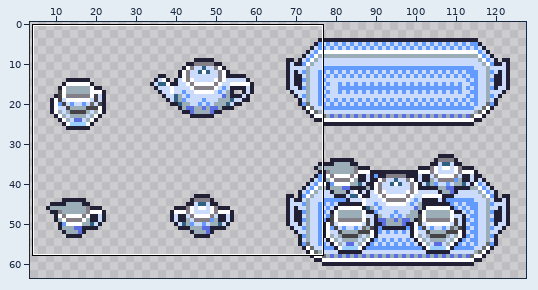
Edited in one commit: pixel-art file (objects/WIP/DZ/teaset.aseprite). Above, an overview of the earlier version with the close-up marked.
Close-up. The starting point:
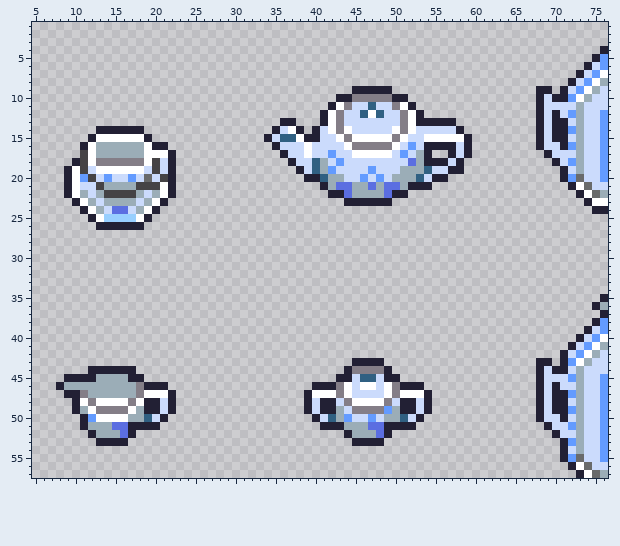
128x64 pixels, 1 frame. Shown: x 5..76, y 1..57. The old version is drawn lined up with the new one. The wide view leaves out empty margins. The commit also changed other parts of the picture, which this record leaves out.
The result:
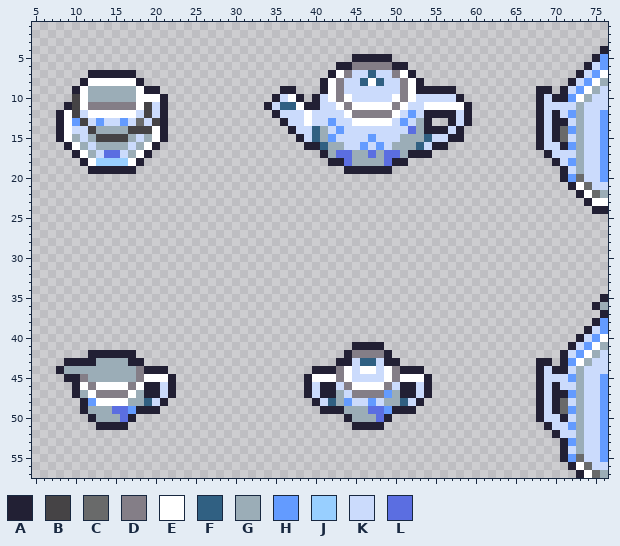
Palette (. is transparent): A #222034  B #454345  C #696a6a  D #847e87  E #ffffff  F #306082  G #9badb7  H #639bff  J #98cfff  K #cbdbfc  L #5b6ee1
Difference:
whole drawing moved by +0,+1 (the old picture is shown already moved)
Changed rows in their new state; - is an unchanged pixel.
first column x 8:
 5 -------------------------------------AAAAA----------------------
 6 -----------------------------------AADDDDDAA--------------------
 7 ----AAAAAA------------------------AEDKKFKKDEA-------------------
 8 ---AEEEEEEA----------------------AEDKKFEFKKDEA------------------
 9 --AEGGGGGGEAA---------------AA---AEDKKKKKKKDEAAAAA--------------
10 --BEGGGGGGEEEA-------------AKEA-AKEDEKKKKKEDEKKKKKA-------------
11 -ABEDDDDDDEBKA------------AKFFEAAKK--EEEEE--KKEEEEEA------------
12 AEBKEEEEEEKBKA-------------AKKKEKKKKEDDDDDEKHKAAAAKA------------
13 AEHBKHKKHKCKBA---------------KKEKKHK-EEEEE-HKG-..-KA------------
14 AEKKBGGGGBBBEA-------------..AKKFGKHK-----KKLGAAA--------------C
15 AEGKGBBBBGKGEA------------....AKFGHKKKKHKKKGGGFKKAA.-----------C
16 -AEGK----K---.-------------....AAFGGKKHKHKGGGFK--...------------
17 --AEGKLLK-EA...-------------.....AGLLGGLGLLGAA---...------------
18 --.A-JJJJEA....--------------.....AALGGGGLAA.......-------------
19 -...AAAAAA.....---------------......AAAAAA.........-------------
20 -..............----------------..................---------------
21 -..............------------------..............-----------------
22 -..............-------------------..........--------------------
23 --............----------------------......----------------------
24 ---..........---------------------------------------------------
25 ----........----------------------------------------------------
26 -----......-----------------------------------------------------
first column x 8:
41 -------------------------------------AAAA-----------------------
42 ----AAAAAA--------------------------ADDDDA----------------------
43 -AAAAGGGGAA------------------------AAKFFKAA---------------------
44 AGGGGGGGGGDAAA------------------AAADEKEEKEDAAA------------------
45 ---DG----GDEEEA----------------AEEEDE-KK-EDEEEA-----------------
46 ..AEDEEEEDE--KA----------------AK--KDE--EDK--KA-----------------
47 -.-GEDDDDEGAAK------------------KAAGKDDDDHGAAK------------------
48 --.AH----GGFKA.----------------.AKFGHKKHKGGFKA.----------------C
49 --.AGGGLLHA--..----------------..--AGGGLL-A--..----------------C
50 ---.AGGGLA....------------------....AGGGLA....------------------
51 ---..AAAA....--------------------....AAAA....-------------------
52 ----......--------------------------......----------------------
53 -----....----------------------------....-----------------------
Changed places in both close-ups, as pixel boxes (x1, y1, x2, y2):
changed: (264, 54, 472, 206)
changed: (56, 70, 176, 230)
changed: (560, 126, 568, 142)
changed: (304, 342, 432, 446)
changed: (56, 350, 176, 446)
changed: (560, 398, 568, 414)
